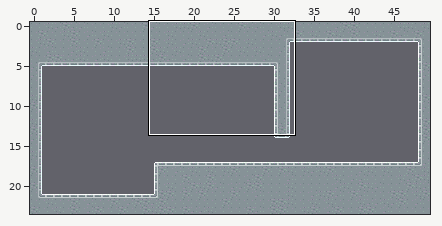
Tiled map, stored at assets/tiledmaps/maps/level_1.tmx. The picture above shows the old version from afar; the outline marks the close-up.
Close-up. Earlier state:
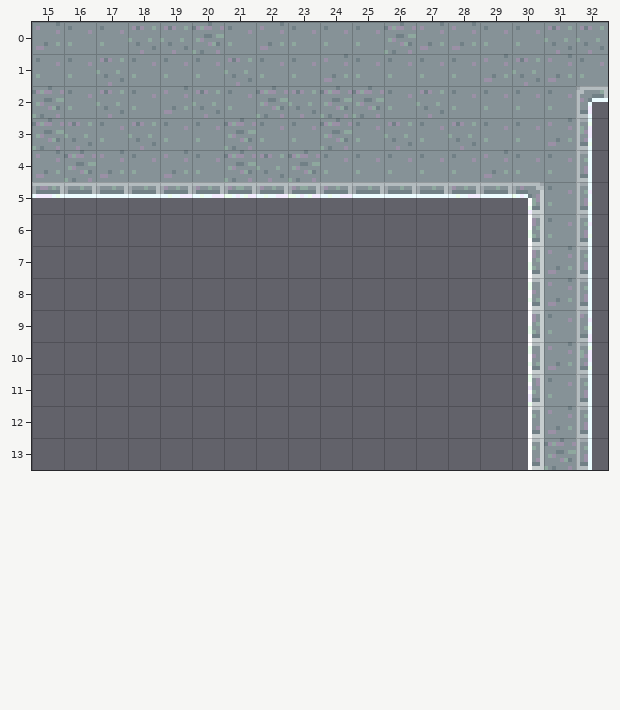
Cells are 8x8 px. Shown: x 15..32, y 0..13. The commit also changed other parts of the map, which this record leaves out. The old version is drawn lined up with the new one.
And afterwards:
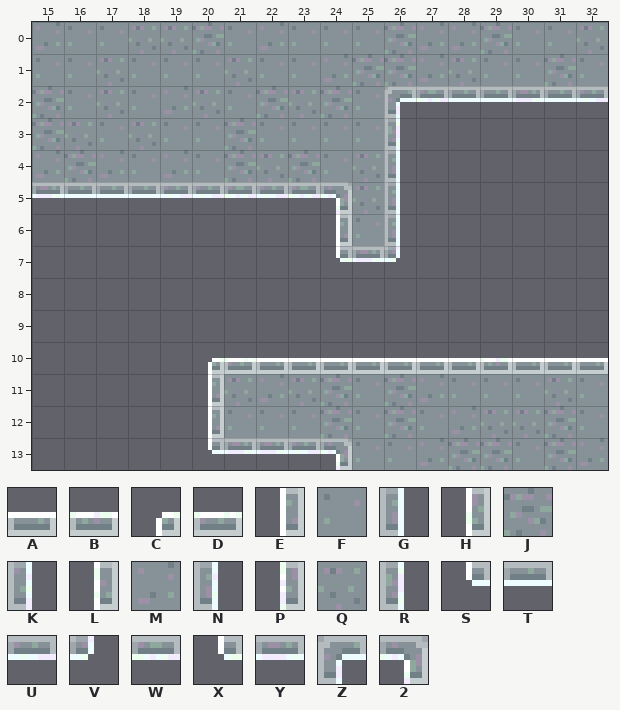
Key: from "panels": A 1, B 7, C 9, D 10, E 12, F 13, G 14, H 15, J 16, K 17, L 18, M 19, N 20, P 21, Q 22, R 23, S 24, T 25, U 28, V 29, W 31, X 33, Y 34, Z 49, 2 57.
_ is an empty cell, . an unchanged one.
Changes in this commit:
map size 50x24 -> 40x24 cells
--- layer "Tile Layer 1"
@@ x 20..32 @@
- 0 .........F.Q.
- 1 .....FFFFMQM.
- 2 .....JFQFFFFZ
- 3 ....J.QFQFFMR
- 4 .....FFFFMFFG
- 5 ....UTTTUT2FN
- 6 ....___...HFN
- 7 ....___...HMG
- 8 ..........LMG
- 9 ..........HFK
-10 __________LMR
-11 __________PFG
-12 __________EMG
-13 __________E.G
+ 0 .........J.F.
+ 1 .....JJMQFFJ.
+ 2 .....FZWTTYTU
+ 3 ....F.R______
+ 4 .....QG______
+ 5 ....2QG______
+ 6 ....EFG...___
+ 7 ....XYV...___
+ 8 ..........___
+ 9 ..........___
+10 CDAAAAAAABAAA
+11 EQMQJFJMFFFQF
+12 EFFFJFJFMQQJF
+13 SYYU2FFMJJF.M
Pixel boxes of the changes (left, top, right, bottom) in both close-ups:
changed: (208, 22, 608, 470)
